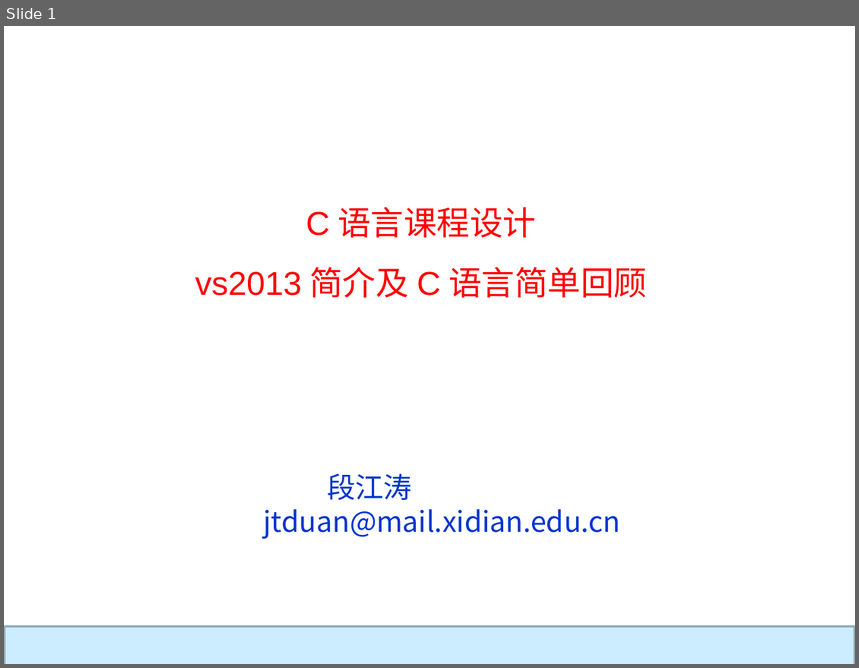
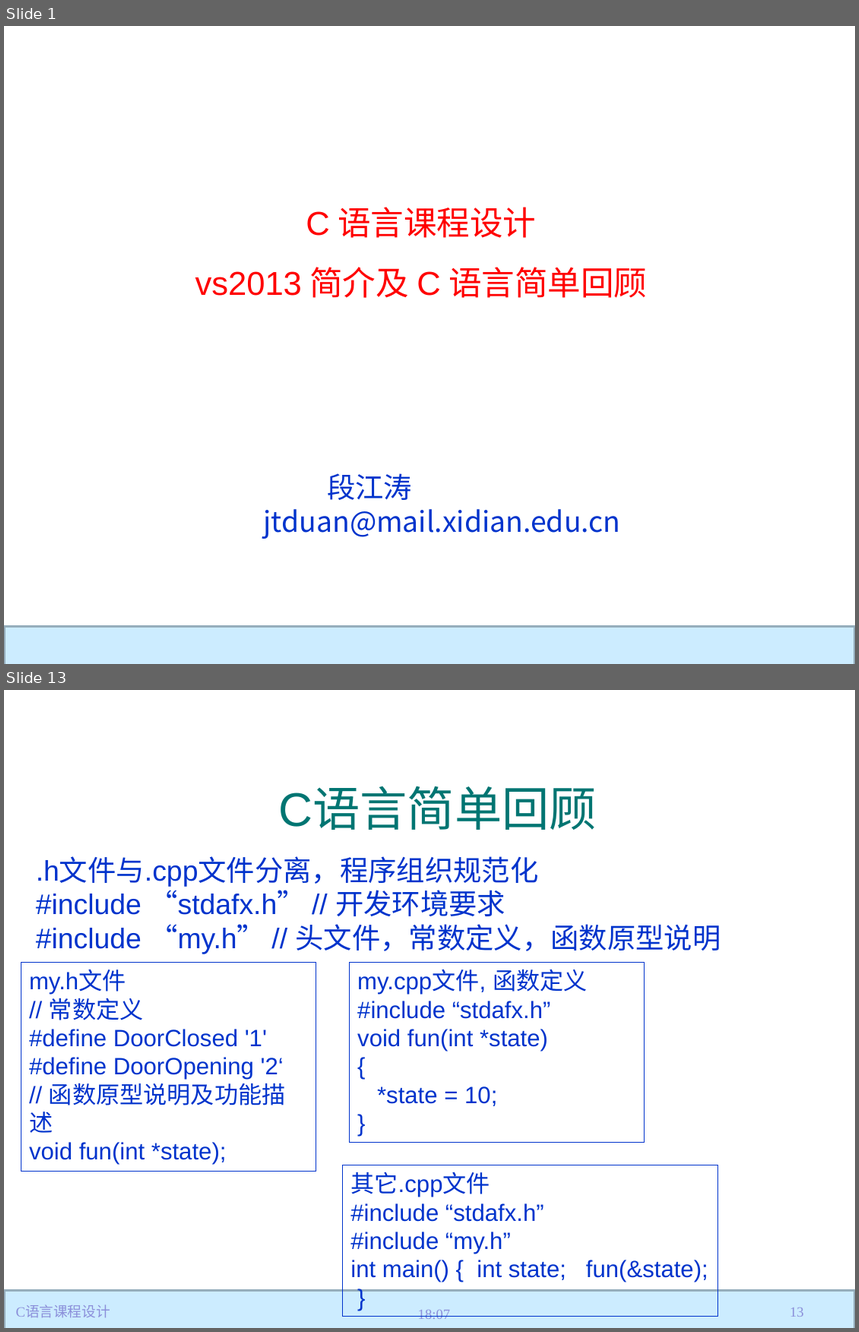
Before and after one commit to jtrfid/C-Repositories, a slide deck: 2018/C语言课程设计/vs2013简介及C语言简单回顾.pptx. Shown one above the other, each under a label of ours: slide 1 before the commit, slides 1 and 13 after it; the slides between them are not shown. The pictures are 859x668 and 859x1332 pixels, drawn with LibreOffice and Linux fonts; fonts in the diff are those of the drawing; background and template pictures are left out. Boxes give left, top, right and bottom in pixels: in the first picture for what was removed or moved away, otherwise in the second. Text is boxed around its words. In the diff, an @@ line names an element or a change of style, - is before the commit and + after.

```diff
--- a/2018/C语言课程设计/vs2013简介及C语言简单回顾.pptx
+++ b/2018/C语言课程设计/vs2013简介及C语言简单回顾.pptx
@@ slide 13 added at bbox=[4, 690, 855, 1328], background #FFFFFF; not listed: 1 template element that a slide beside it also shows @@
@@ title added at bbox=[279, 788, 597, 830], 40 pt, text #007572 @@
+C语言简单回顾
@@ text added at bbox=[36, 858, 721, 954], 24 pt, text #0033CC @@
+.h文件与.cpp文件分离，程序组织规范化
+#include “stdafx.h” // 开发环境要求
+#include “my.h” // 头文件，常数定义，函数原型说明
@@ rectangle added at bbox=[21, 962, 316, 1172], outline #0033CC 0.75 pt, 20 pt, text #0033CC @@
+my.h文件
+// 常数定义
+#define DoorClosed '1'
+#define DoorOpening '2‘
+// 函数原型说明及功能描述
+void fun(int *state);
@@ rectangle added at bbox=[350, 962, 644, 1143], outline #0033CC 0.75 pt, 20 pt, text #0033CC @@
+my.cpp文件, 函数定义
+#include “stdafx.h”
+void fun(int *state)
+{
+*state = 10;
+}
@@ rectangle added at bbox=[343, 1165, 718, 1316], outline #0033CC 0.75 pt, 20 pt, text #0033CC @@
+其它.cpp文件
+#include “stdafx.h”
+#include “my.h”
+int main() { int state; fun(&state); }
@@ text added at bbox=[16, 1306, 110, 1319], 12 pt, text #8C90DA @@
+C语言课程设计
@@ text added at bbox=[418, 1310, 450, 1319], 12 pt, text #8C90DA @@
+18:07
@@ page number added at bbox=[790, 1308, 804, 1317], 12 pt, text #8C90DA @@
+13
```
Also in this commit, not shown: 9 slides changed, 2 other slides added, 6 other files.
